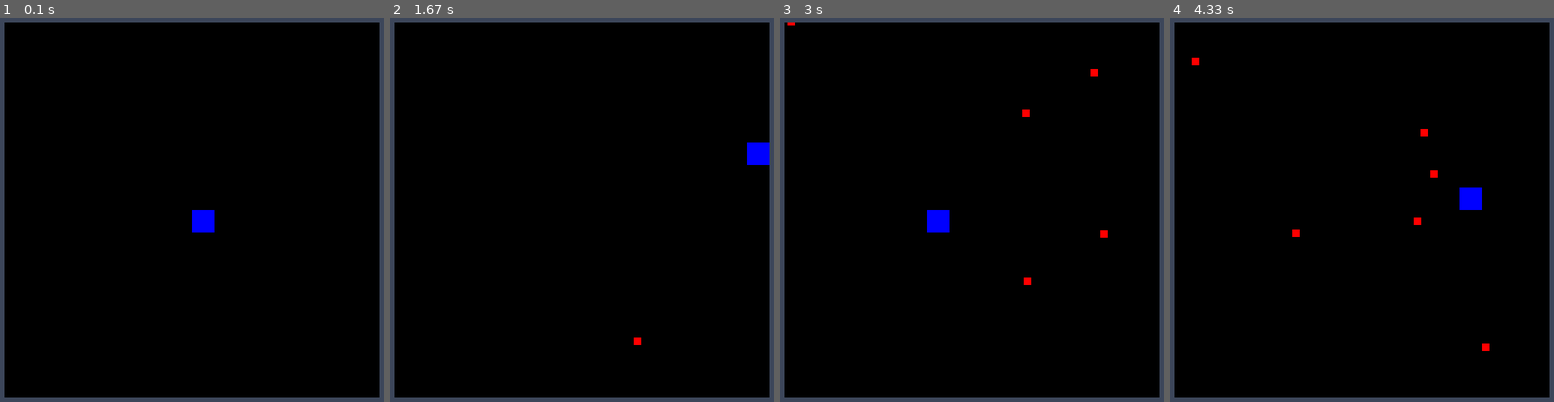
Above: before the commit, frames 1-4 (left to right).
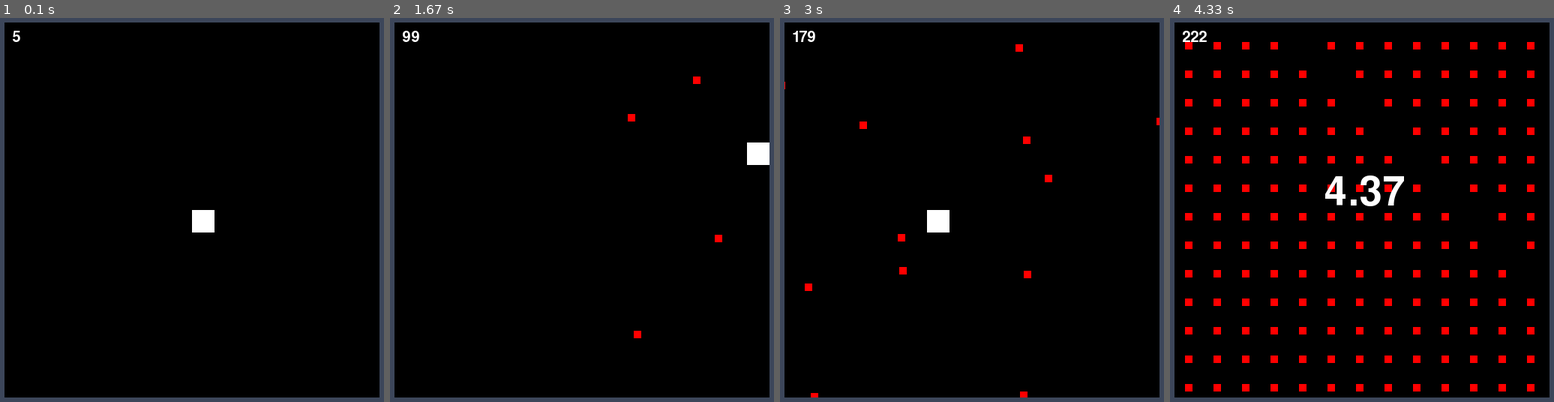
Above: after the commit, the same moments.

Repository: ChristopherNugent/pybullethell
Game: pygame game, started from pygame_demo/__main__.py
The game is run twice, just before and just after one commit, with the same random seed, the same clock (stepped at 60 frames per second) and the same inputs.
Inputs:
- Up to frame 1 (0.1 s): no input
- Up to frame 2 (1.67 s): hold Right 0.33-0.8 s; hold Up 0.83-1.13 s; hold Right 1.17-1.63 s
- Up to frame 3 (3 s): hold Left 1.67-2.2 s; hold Down 2.23-2.53 s; hold Left 2.57-2.97 s
- Up to frame 4 (4.33 s): hold Up 3-3.37 s; hold Right 3.4-4.03 s; hold Down from 4.07 s (still down)

The runs differ from the first frame. In frame 1, 0.4% of the frame differs, in the area x 3-56%, y 3-56%; in frame 2, 0.6%; in frame 3, 1.0%; in frame 4, 7.4%, in the area x 3-95%, y 3-98%.

Commit message:
Pull utility methods into utils.py

Diff:
--- a/pygame_demo/__main__.py
+++ b/pygame_demo/__main__.py
@@ -1,45 +1,8 @@
 import pygame
 import random
-from itertools import permutations
-from objects import Player, Bullet, Timer
-
-
-# Get a random Bullet object, coming in from the end of the field
-def random_bullet():
-    max_speed = 3
-    speed_x, speed_y = 0, 0
-    while speed_x == 0 and speed_y == 0:
-        speed_x = random.randrange(-max_speed, max_speed)
-        speed_y = random.randrange(-max_speed, max_speed)
-    axis = random.choice('xy')
-    position = random.randrange(500)
-    if axis == 'x':
-        position_y = 0 if speed_y > 0 else 500
-        return Bullet(position, position_y, speed_x, speed_y)
-    else:
-        position_x = 0 if speed_x > 0 else 500
-        return Bullet(position_x, position, speed_x, speed_y)
-
-
-# Get a list of bullets for the death animation
-def death_explosion(x, y):
-    return list([Bullet(x, y, xs, ys) for xs, ys
-                 in permutations(list(range(-10, 10)), 2)
-                 if (xs, ys) != (0, 0)])
-
-
-# Get a pygame.Font object with a random font
-def get_font():
-    font_name = random.choice(pygame.font.get_fonts())
-    print(font_name)
-    return pygame.font.SysFont(font_name, 80)
-
-
-# Draw the time left before thee next game starts
-def draw_time_left(surface, timer, font):
-    rendered_text = font.render('{:.2f}'.format(timer.time_left()), True,
-                                pygame.Color('white'))
-    surface.blit(rendered_text, (200, 200))
+import time
+from objects import Player, Timer
+import utils
 
 
 if __name__ == '__main__':
@@ -57,7 +20,10 @@
     bullets = []
     game_exit = False
     timer = None
-    font = None
+    font = pygame.font.Font(None, 80)
+    score_font = pygame.font.Font(None, 30)
+    game_start = time.time()
+    score = 0
     while not game_exit:
         for event in pygame.event.get():
             if event.type == pygame.QUIT:
@@ -74,6 +40,8 @@
             bullet.tick()
             bullet.draw(foreground)
 
+        utils.draw_score(foreground, score_font, score)
+
         # Get all the bullet hitboxes
         bullet_hitboxes = [b.hitbox() for b in bullets]
 
@@ -81,16 +49,18 @@
         bullets = [bullets[i] for i
                    in field.collidelistall(bullet_hitboxes)]
 
+        if player.alive:
+            score += 1
+
         # Check if player is killed
         if player.alive and player.hitbox().collidelist(bullet_hitboxes) != -1:
             player.alive = False
-            bullets = death_explosion(player.x, player.y)
+            bullets = utils.death_explosion(player.x, player.y)
             timer = Timer(5)
-            font = get_font()
 
         # Spawn a new bullet
-        if player.alive and not random.randrange(30):
-            bullets.append(random_bullet())
+        if player.alive and not random.randrange(10):
+            bullets.append(utils.random_bullet())
 
         # Restart game/show timers
         if timer is not None:
@@ -98,8 +68,9 @@
                 player = Player(250, 250)
                 bullets = []
                 timer = None
+                score = 0
             else:
-                draw_time_left(foreground, timer, font)
+                utils.draw_time_left(foreground, timer, font)
 
         screen.fill((60, 70, 90))
         screen.blit(foreground, (20, 20))
--- a/pygame_demo/objects.py
+++ b/pygame_demo/objects.py
@@ -43,7 +43,7 @@
 
     def draw(self, surface):
         if self.alive:
-            color = (pygame.Color('blue') if self.alive
+            color = (pygame.Color('white') if self.alive
                      else pygame.Color('black'))
             pygame.draw.rect(surface, color,
                              (self.x, self.y, Player.SIZE, Player.SIZE))
--- /dev/null
+++ b/pygame_demo/utils.py
@@ -0,0 +1,48 @@
+import pygame
+import random
+from objects import Bullet
+from itertools import permutations
+
+
+# Get a random Bullet object, coming in from the end of the field
+def random_bullet():
+    max_speed = 3
+    speed_x, speed_y = 0, 0
+    while speed_x == 0 and speed_y == 0:
+        speed_x = random.randrange(-max_speed, max_speed)
+        speed_y = random.randrange(-max_speed, max_speed)
+    axis = random.choice('xy')
+    position = random.randrange(500)
+    if axis == 'x':
+        position_y = 0 if speed_y > 0 else 500
+        return Bullet(position, position_y, speed_x, speed_y)
+    else:
+        position_x = 0 if speed_x > 0 else 500
+        return Bullet(position_x, position, speed_x, speed_y)
+
+
+# Get a list of bullets for the death animation
+def death_explosion(x, y):
+    return list([Bullet(x, y, xs, ys) for xs, ys
+                 in permutations(list(range(-10, 10)), 2)
+                 if (xs, ys) != (0, 0)])
+
+
+# Get a pygame.Font object with a random font
+def get_random_font():
+    font_name = random.choice(pygame.font.get_fonts())
+    print(font_name)
+    return pygame.font.SysFont(font_name, 80)
+
+
+# Draw the time left before thee next game starts
+def draw_time_left(surface, timer, font):
+    rendered_text = font.render('{:.2f}'.format(timer.time_left()), True,
+                                pygame.Color('white'))
+    surface.blit(rendered_text, (200, 200))
+
+
+def draw_score(surface, font, score):
+    rendered_text = font.render('{}'.format(score), True,
+                                pygame.Color('white'))
+    surface.blit(rendered_text, (10, 10))
